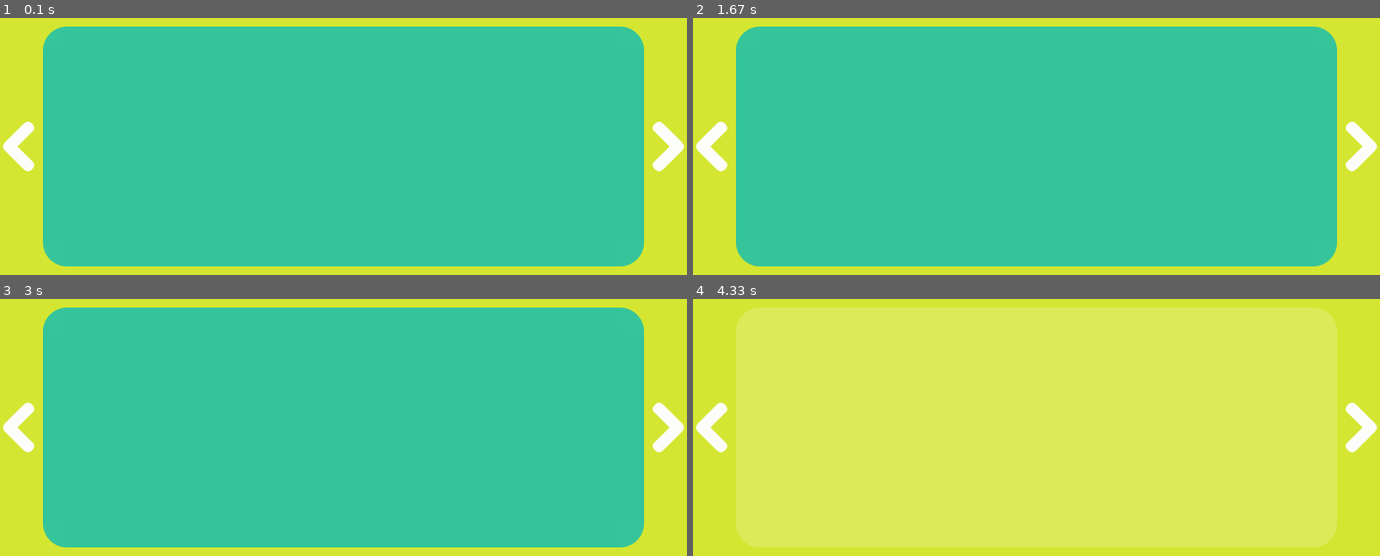
Above: before the commit, frames 1-4 (two rows, left to right).
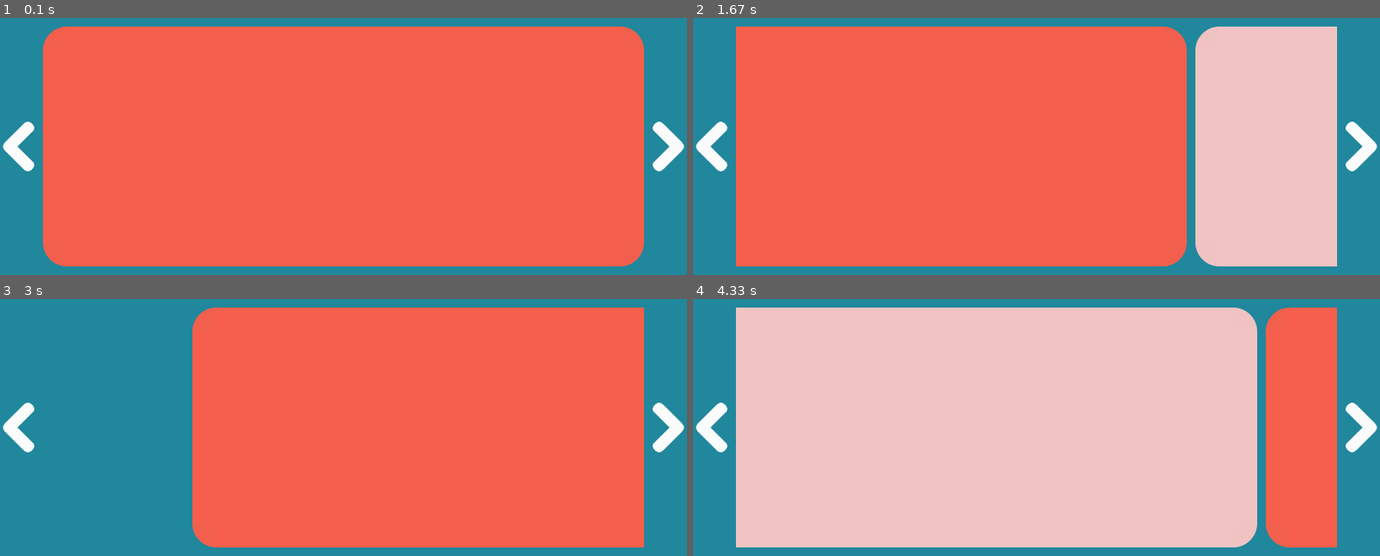
Above: after the commit, the same moments.

Repository: anxuae/pygame-imslider
Game: pygame game, started from pygame_imslider/examples/fade.py
The game is run twice, just before and just after one commit, with the same random seed, the same clock (stepped at 60 frames per second) and the same inputs.
Inputs (mouse positions are in pixels of both pictures, inside the frame that each line leads up to):
- Up to frame 1 (0.1 s): no input
- Up to frame 2 (1.67 s): press the mouse at (706, 146) at 0.37 s; move the mouse to (857, 110) at 0.47 s; release the mouse at (1009, 77) at 0.6 s; press the mouse at (1366, 146) at 0.7 s; move the mouse to (1228, 172) at 0.8 s; release the mouse at (1091, 200) at 0.93 s; press the mouse at (1366, 146) at 1.03 s; move the mouse to (1256, 128) at 1.13 s; release the mouse at (1146, 110) at 1.27 s; press the mouse at (706, 146) at 1.37 s; move the mouse to (864, 192) at 1.47 s; release the mouse at (1022, 239) at 1.6 s
- Up to frame 3 (3 s): press the mouse at (13, 427) at 1.7 s; move the mouse to (54, 424) at 1.8 s; release the mouse at (89, 419) at 1.93 s; press the mouse at (673, 427) at 2.03 s; move the mouse to (528, 476) at 2.13 s; release the mouse at (391, 525) at 2.27 s; press the mouse at (13, 427) at 2.37 s; move the mouse to (267, 417) at 2.47 s; release the mouse at (515, 404) at 2.6 s; press the mouse at (673, 427) at 2.7 s; move the mouse to (535, 409) at 2.8 s; release the mouse at (412, 388) at 2.93 s
- Up to frame 4 (4.33 s): press the mouse at (706, 427) at 3.03 s; move the mouse to (768, 427) at 3.13 s; release the mouse at (830, 430) at 3.27 s; press the mouse at (1366, 427) at 3.37 s; move the mouse to (1139, 468) at 3.47 s; release the mouse at (919, 509) at 3.6 s; press the mouse at (1366, 427) at 3.7 s; move the mouse to (1242, 445) at 3.8 s; release the mouse at (1118, 463) at 3.93 s; press the mouse at (1366, 427) at 4.03 s; move the mouse to (1105, 386) at 4.13 s; release the mouse at (844, 342) at 4.27 s

The runs differ from the first frame. In frame 1, 99% of the frame differs, in the area x 0-100%, y 0-100%; in frame 2, 99%; in frame 3, 99%; in frame 4, 99%.

Commit message:
Add left/right motion

Diff:
--- a/pygame_imslider/renderers.py
+++ b/pygame_imslider/renderers.py
@@ -175,9 +175,9 @@
 
 SliderRenderer.DEFAULT = SliderRenderer(
     arrow_color=((255, 255, 255), (54, 54, 54)),
-    slide_color=(220, 234, 90),
-    selection_color=(52, 196, 155),
-    background_color=(212, 230, 49),
+    slide_color=(242, 195, 195),
+    selection_color=(245, 95, 76),
+    background_color=(32, 135, 156),
 )
 
 SliderRenderer.DARK = SliderRenderer(
--- a/pygame_imslider/slider.py
+++ b/pygame_imslider/slider.py
@@ -19,20 +19,21 @@
 STYPE_FADE = 'fade'
 
 
-class SlidesLayout(object):
-
-    def __init__(self, slides, per_page, focus, padding=10):
+class SlidesLayout(pygame.sprite.LayeredDirty):
+
+    def __init__(self, per_page, focus, padding=10):
+        super(SlidesLayout, self).__init__()
         self.rect = pygame.Rect((0, 0), (10, 10))
-        self.slides = slides
+        self.clip = pygame.Rect((0, 0), (10, 10))
         self.per_page = per_page
         self.focus = focus
         self.padding = padding
         self.selection = 0
-        self.set_selection(pos=0)
+        self.set_clip(self.clip)
 
     @property
     def last_idx(self):
-        return len(self.slides) - 1
+        return len(self.sprites()) - 1
 
     def set_position(self, x, y):
         """Set the background position.
@@ -43,6 +44,7 @@
         :type y: int
         """
         self.rect.topleft = (x, y)
+        self.clip.topleft = (x + self.padding, y + self.padding)
 
     def set_size(self, width, height):
         """Set the background size.
@@ -53,16 +55,13 @@
         :type height: int
         """
         self.rect.size = (width, height)
+        self.clip.size = (width - 2 * self.padding, height - 2 * self.padding)
         slide_width = (width - ((1 + self.per_page) * self.padding)) // self.per_page
         slide_height = height - 2 * self.padding
         pos = self.padding
-        for slide in self.slides:
+        for slide in self.sprites():
             slide.set_position(self.rect.x + pos, self.rect.y + self.padding)
             slide.set_size(slide_width, slide_height)
-            if pos < self.rect.width - self.padding:
-                slide.visible = 1
-            else:
-                slide.visible = 0
             pos += slide_width + self.padding
 
     def set_selection(self, pos=None, step=None):
@@ -75,16 +74,23 @@
         """
         if pos is not None and step is not None:
             raise ValueError("Both position and step can not be specified.")
-        self.slides[self.selection].set_selected(0)
-        if pos is not None:
-            assert pos >= 0 and pos < len(self.slides)
-            self.selection = pos
-        if step is not None:
-            self.selection += step
-            self.selection %= len(self.slides)
-
-        if self.focus:
-            self.slides[self.selection].set_selected(1)
+
+        if self.sprites():
+            self.get_sprite(self.selection).set_selected(0)
+            if pos is not None:
+                assert pos >= 0 and pos < len(self.sprites())
+                self.selection = pos
+            if step is not None:
+                self.selection += step
+                self.selection %= len(self.sprites())
+
+            if self.focus:
+                self.get_sprite(self.selection).set_selected(1)
+
+    def move(self, step):
+        for slide in self.sprites():
+            pos = slide.rect.x + step * (slide.rect.width + self.padding)
+            slide.set_destination(pos, slide.rect.y, 5)
 
 
 class ImSlider(object):
@@ -113,6 +119,7 @@
 
     def __init__(self, size, stype=STYPE_SLIDE, per_page=1, per_move=0, focus=True,
                  rewind=False, speed=0.4, renderer=SliderRenderer.DEFAULT):
+        self.clock = pygame.time.Clock()
         self.size = size
         self.stype = stype
         self._per_page = per_page
@@ -121,7 +128,7 @@
         self.rewind = rewind
         self.speed = speed
         self.eraser = None
-        self.slides_layout = None
+        self.slides_layout = SlidesLayout(self.per_page, self.focus)
 
         self.renderer = renderer
         self.background = Background(self.renderer)
@@ -153,12 +160,12 @@
         :param lazy: load images only when needed
         :type lazy: bool
         """
-        self.sprites.remove_sprites_of_layer(2)
+        self.slides_layout.empty()
         for path in images:
-            self.sprites.add(Slide(path, self.renderer, not lazy), layer=2)
-        self.slides_layout = SlidesLayout(self.sprites.get_sprites_from_layer(2), self.per_page, self.focus)
+            self.slides_layout.add(Slide(path, self.renderer, not lazy))
         self.slides_layout.set_position(self.background.rect.x + self.arrows[0].rect.width, self.background.rect.y)
         self.slides_layout.set_size(self.size[0] - 2 * self.arrows[0].rect.width, self.size[1])
+        self.slides_layout.set_selection(pos=0)
         self.update_arrows()
 
     def set_eraser(self, surface):
@@ -166,6 +173,7 @@
         """
         self.eraser = surface.copy()
         self.sprites.clear(surface, self.eraser)
+        self.slides_layout.clear(surface, self.background.image)
 
     def set_size(self, width, height):
         """Resize the images slider according to the given size.
@@ -188,9 +196,8 @@
         self.arrows[1].set_position(self.background.rect.width - self.arrows[1].rect.width,
                                     self.background.rect.height // 2 - self.arrows[1].rect.height // 2)
 
-        if self.slides_layout:
-            self.slides_layout.set_position(self.background.rect.x + arrow_width, self.background.rect.y)
-            self.slides_layout.set_size(self.size[0] - 2 * arrow_width, self.size[1])
+        self.slides_layout.set_position(self.background.rect.x + arrow_width, self.background.rect.y)
+        self.slides_layout.set_size(self.size[0] - 2 * arrow_width, self.size[1])
 
         if self.sprites.get_clip() != self.background.rect:
             # Changing the clipping area will force update of all
@@ -227,9 +234,11 @@
             self.set_eraser(surface)
 
         rects = self.sprites.draw(surface)
+        rects += self.slides_layout.draw(surface)
 
         if force:
             self.sprites.repaint_rect(self.background.rect)
+            self.slides_layout.repaint_rect(self.background.rect)
         return rects
 
     def update(self, events):
@@ -238,7 +247,9 @@
         :param events: list of events to process.
         :type events: list
         """
+        dt = self.clock.tick() / 1000  # Amount of seconds between each loop.
         self.sprites.update(events)
+        self.slides_layout.update(events, dt)
 
         for event in events:
             if event.type == pygame.MOUSEBUTTONDOWN\
@@ -246,26 +257,22 @@
                 # Don't consider the mouse wheel (button 4 & 5)
                 if self.arrows[0].rect.collidepoint(event.pos):
                     self.on_previous()
-
                 elif self.arrows[1].rect.collidepoint(event.pos):
                     self.on_next()
 
             elif event.type == pygame.FINGERDOWN:
                 display_size = pygame.display.get_surface().get_size()
                 finger_pos = (event.x * display_size[0], event.y * display_size[1])
-
-                # Check swipe
-                pass
+                if self.arrows[0].rect.collidepoint(finger_pos):
+                    self.on_previous()
+                elif self.arrows[1].rect.collidepoint(finger_pos):
+                    self.on_next()
 
             elif event.type == pygame.JOYHATMOTION:
                 if event.value == JOYHAT_LEFT:
-                    pass
-                elif event.value == JOYHAT_UP:
-                    pass
+                    self.on_previous()
                 elif event.value == JOYHAT_RIGHT:
-                    pass
-                elif event.value == JOYHAT_DOWN:
-                    pass
+                    self.on_next()
 
     def update_arrows(self):
         """Update arrows visibility. The visibility is changed only if necessary
@@ -290,9 +297,11 @@
         if self.stype == STYPE_LOOP or self.rewind:
             # Loop, don't check limites
             self.slides_layout.set_selection(step=-self.per_move)
+            self.slides_layout.move(self.per_move)
         elif self.slides_layout.selection - self.per_move >= 0:
             # Move to given slide
             self.slides_layout.set_selection(step=-self.per_move)
+            self.slides_layout.move(self.per_move)
         elif self.slides_layout.selection != 0:
             # Go to the first slide
             self.slides_layout.set_selection(pos=0)
@@ -305,9 +314,11 @@
         if self.stype == STYPE_LOOP or self.rewind:
             # Loop, don't check limites
             self.slides_layout.set_selection(step=self.per_move)
-        elif self.slides_layout.selection + self.per_move < len(self.slides_layout.slides):
+            self.slides_layout.move(-self.per_move)
+        elif self.slides_layout.selection + self.per_move < len(self.slides_layout):
             # Move to given slide
             self.slides_layout.set_selection(step=self.per_move)
+            self.slides_layout.move(-self.per_move)
         elif self.slides_layout.selection != self.slides_layout.last_idx:
             # Go to the last slide
             self.slides_layout.set_selection(pos=self.slides_layout.last_idx)
--- a/pygame_imslider/sprites.py
+++ b/pygame_imslider/sprites.py
@@ -164,6 +164,10 @@
         self.rect = pygame.Rect((0, 0), (10, 10))
         self.image = pygame.Surface(self.rect.size, pygame.SRCALPHA, 32)
 
+        self.velocity = pygame.math.Vector2(0, 0)
+        self.destination = pygame.math.Vector2(0, 0)
+        self._time = 0
+
     def set_position(self, x, y):
         """Set the slide position.
 
@@ -174,6 +178,8 @@
         """
         if self.rect.topleft != (x, y):
             self.rect.topleft = (x, y)
+            self.destination.xy = (x, y)
+            self._time = 0
             self.dirty = 1
 
     def set_size(self, width, height):
@@ -201,3 +207,44 @@
             self.selected = int(state)
             self.renderer.draw_slide(self.image, self.source, self.selected)
             self.dirty = 1
+
+    def set_destination(self, x, y, speed):
+        """Set slide destination and speed of annimation.
+
+        :param x: X coordinate to move to
+        :type x: int
+        :param y: Y coordinate to move to
+        :type y: int
+        :param speed: animation duration in second
+        :type speed: int
+        """
+        self._time = 0
+        self.destination.xy = (x, y)
+        self.velocity.xy = (x - self.rect.x, y - self.rect.y)
+        self.velocity = self.velocity / speed
+
+    def is_moving(self):
+        """Return True if the slide is moving.
+        """
+        return self.destination.xy != self.rect.topleft
+
+    def update(self, events, dt):
+        """Pygame events processing method.
+
+        :param events: list of events to process.
+        :type events: list
+        :param dt: elapsed time since last call
+        :type dt: int
+        """
+        if not self.is_moving():
+            return
+
+        self._time += dt
+        self.rect.move_ip(*self.velocity * self._time)
+        if (self.velocity.x > 0 and self.rect.x > self.destination.x)\
+                or (self.velocity.x < 0 and self.rect.x < self.destination.x):
+            self.rect.x = self.destination.x
+        if (self.velocity.y > 0 and self.rect.y > self.destination.y)\
+                or (self.velocity.y < 0 and self.rect.y < self.destination.y):
+            self.rect.y = self.destination.y
+        self.dirty = 1
